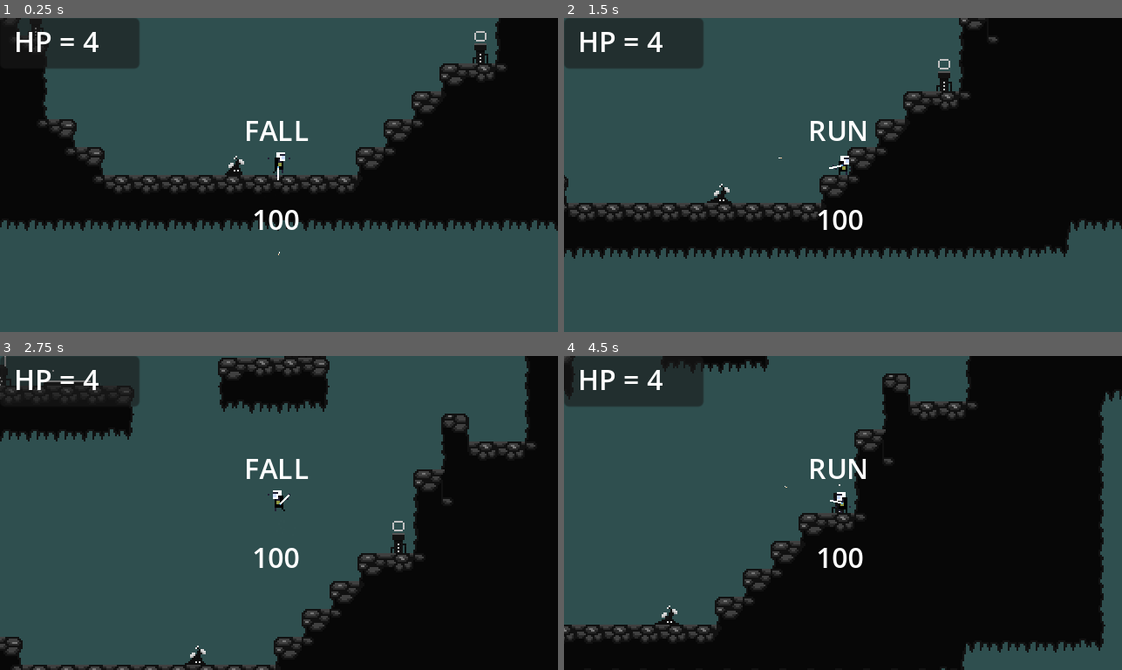
Above: before the commit, frames 1-4 (two rows, left to right).
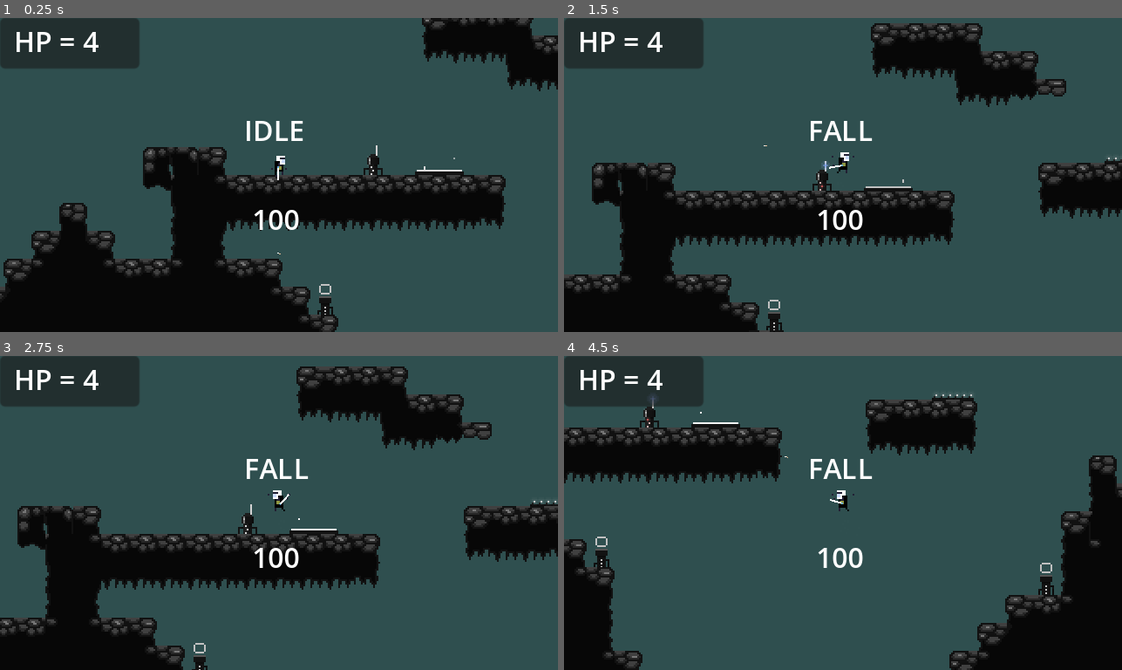
Above: after the commit, the same moments.

Repository: jsonify/Platform
Game: Godot game, scene res://World/world.tscn
The game is run twice, just before and just after one commit, with the same random seed, the same clock (stepped at 60 frames per second) and the same inputs.
Inputs (mouse positions are in pixels of both pictures, inside the frame that each line leads up to):
- Up to frame 1 (0.25 s): no input
- Up to frame 2 (1.5 s): move the mouse to (965, 159) at 0.52 s; hold Space (jump) 0.53-1.28 s; hold Right (right) from 0.53 s (still down); move the mouse to (731, 190) at 1.27 s; click (731, 190) at 1.35 s
- Up to frame 3 (2.75 s): tap Space (jump) at 1.52, 1.55, 1.82 s; move the mouse to (334, 443) at 2.02 s; release Right (right) at 2.03 s; hold Left (left) from 2.03 s (still down); hold Space (jump) from 2.03 s (still down)
- Up to frame 4 (4.5 s): move the mouse to (815, 575) at 2.77 s; release Left (left) at 2.78 s; release Space (jump) at 2.78 s; hold Right (right) 2.78-4.28 s; click (815, 575) at 2.85 s; tap Space (jump) at 3.02, 3.05, 3.32 s; move the mouse to (1010, 560) at 3.52 s; hold Space (jump) 3.53-4.28 s; move the mouse to (675, 465) at 4.27 s; hold Left (left) from 4.28 s (still down); click (675, 465) at 4.35 s

The runs differ from the first frame. In frame 1, 40% of the frame differs, in the area x 0-100%, y 0-100%; in frame 2, 38%; in frame 3, 48%; in frame 4, 58%.

Commit message:
Player using EntityBase refactored

Diff:
--- a/Entities/Player/player.gd
+++ b/Entities/Player/player.gd
@@ -1,5 +1,5 @@
 extends "res://Entities/entity_base.gd"
-class_name Player_new
+class_name Player
 
 
 @export var JUMP_VELOCITY := -160.0
@@ -7,12 +7,10 @@
 @export var MAX_SPEED := 75
 @export var ACCELERATION := 10
 @export var FRICTION := 10
-@export var GRAVITY := 5
 @export var ADDITIONAL_FALL_GRAVITY := 2
 @export var THRUST := -1
 @export var MAX_THRUST := 50
 
-@onready var animation_player := $AnimationPlayer
 @onready var state_label := $StateLabel
 @onready var remoteTransform2D := $RemoteTransform2D
 
@@ -29,12 +27,9 @@
 var direction := "right"
 var health
 
-var gravity = ProjectSettings.get_setting("physics/2d/default_gravity")
-
 
 func _ready():
 	SPEED = 100.0
-
 	SaveLoad.load_data()
 	jetpack_enabled = SaveLoad.data["player"]["jetpack_enabled"]
 	health = SaveLoad.data["player"]["max_health"]
@@ -58,11 +53,11 @@
 
 	match state:
 		states.RUN:
-			run_state(input)
+			run_state(input, delta)
 		states.JUMP:
-			jump_state(input)
+			jump_state(input, delta)
 		states.FALL:
-			fall_state(input)
+			fall_state(input, delta)
 		states.IDLE:
 			idle_state(input)
 		states.THRUST:
@@ -82,7 +77,7 @@
 		velocity.y += ADDITIONAL_FALL_GRAVITY
 
 
-func apply_gravity():
+func apply_gravity(delta):
 	velocity.y += GRAVITY
 
 
@@ -94,9 +89,9 @@
 	velocity.x = move_toward(velocity.x, 0, FRICTION)
 
 
-func run_state(input):
+func run_state(input, delta):
 	update_direction(input)
-	apply_gravity()
+	apply_gravity(delta)
 
 	if input.x == 0:
 		state = states.IDLE
@@ -111,28 +106,22 @@
 		state = states.JUMP
 
 
-func jump_state(input):
+func jump_state(input, delta):
 	if is_on_floor():
 		if Input.is_action_pressed("jump"):
 			animation_player.play("Jump")
 			velocity.y = JUMP_VELOCITY
 
 	update_direction(input)
-	apply_gravity()
+	apply_gravity(delta)
 	if Input.is_action_pressed("right") or Input.is_action_pressed("left"):
 		apply_acceleration(input.x)
 	if velocity.y < 0:
 		state = states.FALL
-		#research this again on heartbeast
-
-
-#		if Input.is_action_just_released("jump") and velocity.y < JUMP_RELEASE_FORCE:
-#			animation_player.play("Jump")
-#			velocity.y = JUMP_RELEASE_FORCE
-
-
-func fall_state(input):
-	apply_gravity()
+
+
+func fall_state(input, delta):
+	apply_gravity(delta)
 	update_direction(input)
 	animation_player.play("Fall")
 	if is_on_floor():
--- a/Entities/Player/player.tscn
+++ b/Entities/Player/player.tscn
@@ -10,7 +10,6 @@
 MAX_SPEED = 75
 ACCELERATION = 10
 FRICTION = 10
-GRAVITY = 5
 ADDITIONAL_FALL_GRAVITY = 2
 THRUST = -1
 MAX_THRUST = 50
--- a/Entities/entity_base.gd
+++ b/Entities/entity_base.gd
@@ -3,12 +3,15 @@
 @export var hp_max := 100
 @export var hp := hp_max
 @export var defense := 0
+#@export var GRAVITY := 5
 
 @export var SPEED := 300
 
 @onready var sprite := $Sprite2D
 @onready var collision_shape := $CollisionShape2D
 @onready var animation_player := $AnimationPlayer
+
+var GRAVITY = ProjectSettings.get_setting("physics/2d/default_gravity")
 
 
 func _physics_process(delta):
--- a/Player/player.gd
+++ /dev/null
@@ -1,228 +0,0 @@
-extends CharacterBody2D
-class_name Player
-
-@export var SPEED := 100.0
-@export var JUMP_VELOCITY := -160.0
-@export var JUMP_RELEASE_FORCE := -40
-@export var MAX_SPEED := 75
-@export var ACCELERATION := 10
-@export var FRICTION := 10
-@export var GRAVITY := 5
-@export var ADDITIONAL_FALL_GRAVITY := 2
-@export var THRUST := -1
-@export var MAX_THRUST := 50
-
-@onready var animation_player := $AnimationPlayer
-@onready var state_label := $StateLabel
-@onready var sprite := $Sprite2D
-@onready var remoteTransform2D := $RemoteTransform2D
-
-@export var jetpack_enabled = false
-
-signal health_changed(amount)
-
-enum states { RUN, JUMP, FALL, IDLE, THRUST }
-
-var player_knockback = Vector2.ZERO
-
-@export var debug_enabled_status := false
-var state = states.FALL
-var direction := "right"
-var health
-
-var gravity = ProjectSettings.get_setting("physics/2d/default_gravity")
-
-
-func _ready():
-	SaveLoad.load_data()
-	jetpack_enabled = SaveLoad.data["player"]["jetpack_enabled"]
-	health = SaveLoad.data["player"]["max_health"]
-
-
-func player_die_2():
-	queue_free()
-
-func _process(delta):
-	debug_enabled(debug_enabled_status)
-
-
-func _physics_process(delta):
-	var input = Vector2.ZERO
-	input.x = Input.get_axis("left", "right")
-	input.y = Input.get_axis("thrust", "ui_down")
-
-
-	if jetpack_enabled:
-		sprite.texture = load("res://Assets/Player/hero_JETPACK_24x36.png")
-
-	match state:
-		states.RUN:
-			run_state(input)
-		states.JUMP:
-			jump_state(input)
-		states.FALL:
-			fall_state(input)
-		states.IDLE:
-			idle_state(input)
-		states.THRUST:
-			thrust_state(input)
-
-	fast_fall()
-	move_and_slide()
-
-
-func apply_thrust():
-	animation_player.play("Thrust")
-	velocity.y = lerp(0, MAX_THRUST, THRUST)
-
-
-func fast_fall():
-	if velocity.y > 0:
-		velocity.y += ADDITIONAL_FALL_GRAVITY
-
-
-func apply_gravity():
-	velocity.y += GRAVITY
-
-
-func apply_acceleration(amount):
-	velocity.x = move_toward(velocity.x, MAX_SPEED * amount, ACCELERATION)
-
-
-func apply_friction():
-	velocity.x = move_toward(velocity.x, 0, FRICTION)
-
-
-func run_state(input):
-	update_direction(input)
-	apply_gravity()
-
-	if input.x == 0:
-		state = states.IDLE
-	else:
-		animation_player.play("Run")
-		apply_acceleration(input.x)
-	if not is_on_floor() and velocity.y > 0:
-		state = states.FALL
-	if Input.is_action_pressed("thrust") and jetpack_enabled:
-		state = states.THRUST
-	elif Input.is_action_pressed("jump"):
-		state = states.JUMP
-
-
-func jump_state(input):
-	if is_on_floor():
-		if Input.is_action_pressed("jump"):
-			animation_player.play("Jump")
-			velocity.y = JUMP_VELOCITY
-
-	update_direction(input)
-	apply_gravity()
-	if Input.is_action_pressed("right") or Input.is_action_pressed("left"):
-		apply_acceleration(input.x)
-	if velocity.y < 0:
-		state = states.FALL
-		#research this again on heartbeast
-
-
-#		if Input.is_action_just_released("jump") and velocity.y < JUMP_RELEASE_FORCE:
-#			animation_player.play("Jump")
-#			velocity.y = JUMP_RELEASE_FORCE
-
-
-func fall_state(input):
-	apply_gravity()
-	update_direction(input)
-	animation_player.play("Fall")
-	if is_on_floor():
-		state = states.IDLE
-	elif Input.is_action_pressed("thrust") and jetpack_enabled:
-		state = states.THRUST
-
-	if Input.is_action_pressed("right") or Input.is_action_pressed("left"):
-		apply_acceleration(input.x)
-
-
-func idle_state(input):
-	apply_friction()
-	animation_player.play("Idle")
-	if Input.is_action_pressed("right") or Input.is_action_pressed("left"):
-		state = states.RUN
-	elif Input.is_action_pressed("jump"):
-		state = states.JUMP
-	elif Input.is_action_pressed("thrust") and jetpack_enabled:
-		state = states.THRUST
-
-	if velocity.y > 0:
-		state = states.FALL
-
-
-func thrust_state(input):
-	if jetpack_enabled:
-		animation_player.play("Thrust")
-		apply_thrust()
-		update_direction(input)
-		if Input.is_action_just_released("thrust"):
-			state = states.FALL
-		elif input.x != 0:
-			apply_acceleration(input.x)
-
-func apply_small_gravity():
-	velocity.y -= 50
-
-func knockback(enemy_pos_x):
-	$Timer.start()
-	set_modulate(Color(1,0.3,0.3,0.3))
-#	state = states.FALL
-	if position.x >= enemy_pos_x:
-		velocity.x = -200
-		print(enemy_pos_x)
-#	Why doesn't this doesn't work??
-	elif position.x <= enemy_pos_x:
-		velocity.x = 200
-		print(enemy_pos_x)
-
-func player_die():
-	queue_free()
-	Events.emit_signal("player_died")
-
-
-func connect_camera(camera):
-	var camera_path = camera.get_path()
-	remoteTransform2D.remote_path = camera_path
-
-
-func update_direction(input) -> void:
-	if input.x > 0:
-		set_direction_right()
-	elif input.x < 0:
-		set_direction_left()
-
-
-func debug_enabled(status):
-	debug_enabled_status = status
-	if debug_enabled_status == true:
-		state_label.text = states.keys()[state] + "\n\n " + str(health)
-
-
-func set_direction_right() -> void:
-	direction = "right"
-	sprite.flip_h = false
-
-
-func set_direction_left() -> void:
-	direction = "left"
-	sprite.flip_h = true
-#	$HitboxPosition.rotation_degrees = 180
-
-func take_damage(amount:int):
-	health -= amount
-	pass
-
-func _on_timer_timeout():
-	set_modulate(Color(1,1,1,1))
-
-
-#func _on_hurtbox_area_entered(area):
-#	health -= 1
-#	print("from player's hurtbox")
--- a/Player/player.tscn
+++ b/Player/player.tscn
@@ -1,6 +1,6 @@
 [gd_scene load_steps=16 format=3 uid="uid://bari1lr08e12f"]
 
-[ext_resource type="Script" path="res://Player/player.gd" id="1_rwnf5"]
+[ext_resource type="Script" path="res://Entities/Player/player.gd" id="1_0jbel"]
 [ext_resource type="Texture2D" uid="uid://7m4at8v8njym" path="res://Assets/Player/hero_base_NO-WEAPON_24x36.png" id="2_lm5k7"]
 [ext_resource type="Script" path="res://Player/Gun.gd" id="3_k8qln"]
 [ext_resource type="Texture2D" uid="uid://bcfw6nnshpnkv" path="res://Assets/Weapons/gun1.png" id="4_2dt4m"]
@@ -127,7 +127,7 @@
 [node name="Player" type="CharacterBody2D"]
 collision_layer = 2
 collision_mask = 129
-script = ExtResource("1_rwnf5")
+script = ExtResource("1_0jbel")
 jetpack_enabled = true
 debug_enabled_status = true
 
--- a/World/world.tscn
+++ b/World/world.tscn
@@ -16,7 +16,8 @@
 
 [node name="Player" parent="." instance=ExtResource("2_wg2sf")]
 z_index = 10
-position = Vector2(180, 131)
+position = Vector2(14, -24)
+hp_max = 5
 
 [node name="TileMap" parent="." instance=ExtResource("2_bugb8")]
 
--- a/project.godot
+++ b/project.godot
@@ -75,6 +75,10 @@
 2d_physics/layer_7="Player Hurtbox"
 2d_physics/layer_8="Enemy Hurtbox"
 
+[physics]
+
+2d/default_gravity=5.0
+
 [rendering]
 
 textures/canvas_textures/default_texture_filter=0
Binary file removed: Player/hero-fly-stop-start.png
Not shown, removed: Player/hero-fly-stop-start.png.import
Binary file removed: Player/hero-run-hop-fall-idle_NO-WEAPON.png
Not shown, removed: Player/hero-run-hop-fall-idle_NO-WEAPON.png.import
Binary file removed: Player/hero-run-jump-fall-idle.png
Not shown, removed: Player/hero-run-jump-fall-idle.png.import
Binary file removed: Player/hero_NO-WEAPON_24x36.png
Not shown, removed: Player/hero_NO-WEAPON_24x36.png.import
